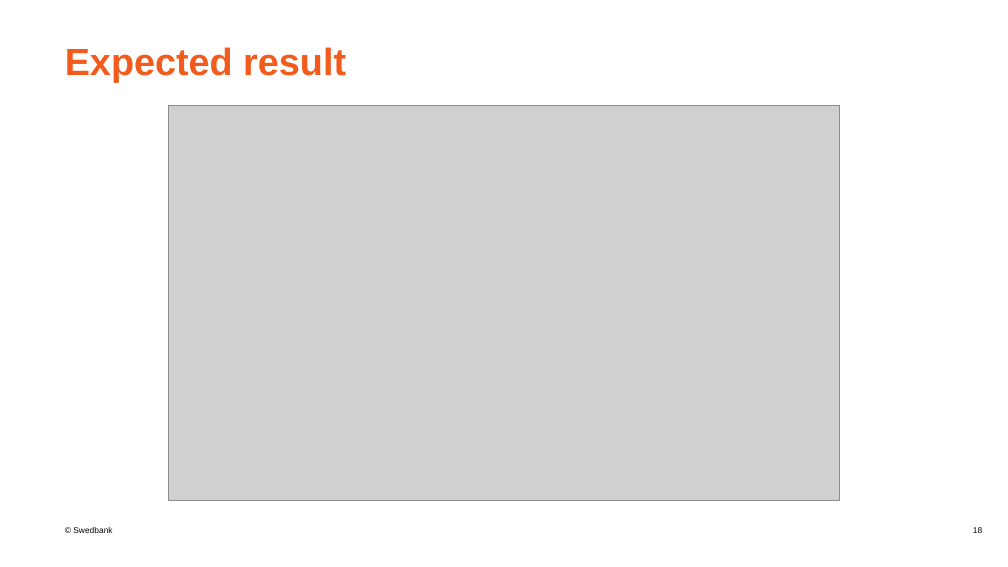
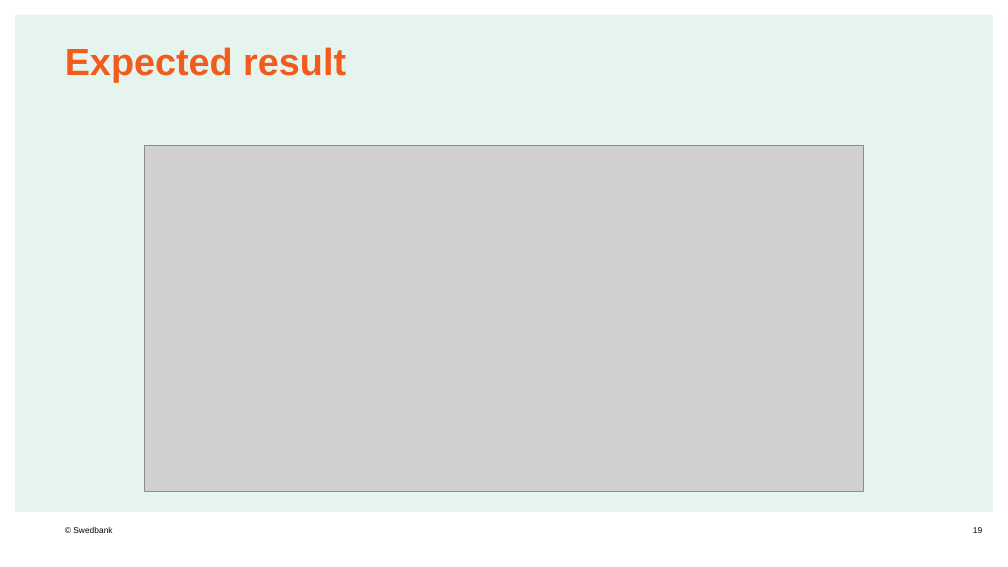
Before and after one commit to mantelisb/CICD-lecture, a slide deck: slide 19 of CICD.pptx (slide 18 before the commit). Drawn at 1008x567 pixels with LibreOffice and Linux fonts; fonts in the diff are those of the drawing; grey boxes stand for pictures; background and template pictures are left out. Boxes give left, top, right and bottom in pixels: in the first picture for what was removed or moved away, otherwise in the second. Text is boxed around its words. In the diff, an @@ line names an element or a change of style, - is before the commit and + after.

```diff
--- a/CICD.pptx
+++ b/CICD.pptx
@@ rectangle added at (15, 15, 994, 512), fill #E5F5ED @@
@@ picture: place and size @@
-picture at (169, 106, 840, 501)
+picture at (144, 146, 864, 492)
```
Also in this commit, not shown: 4 other slides changed, 3 slides added, 2 slides removed, 2 other files.
